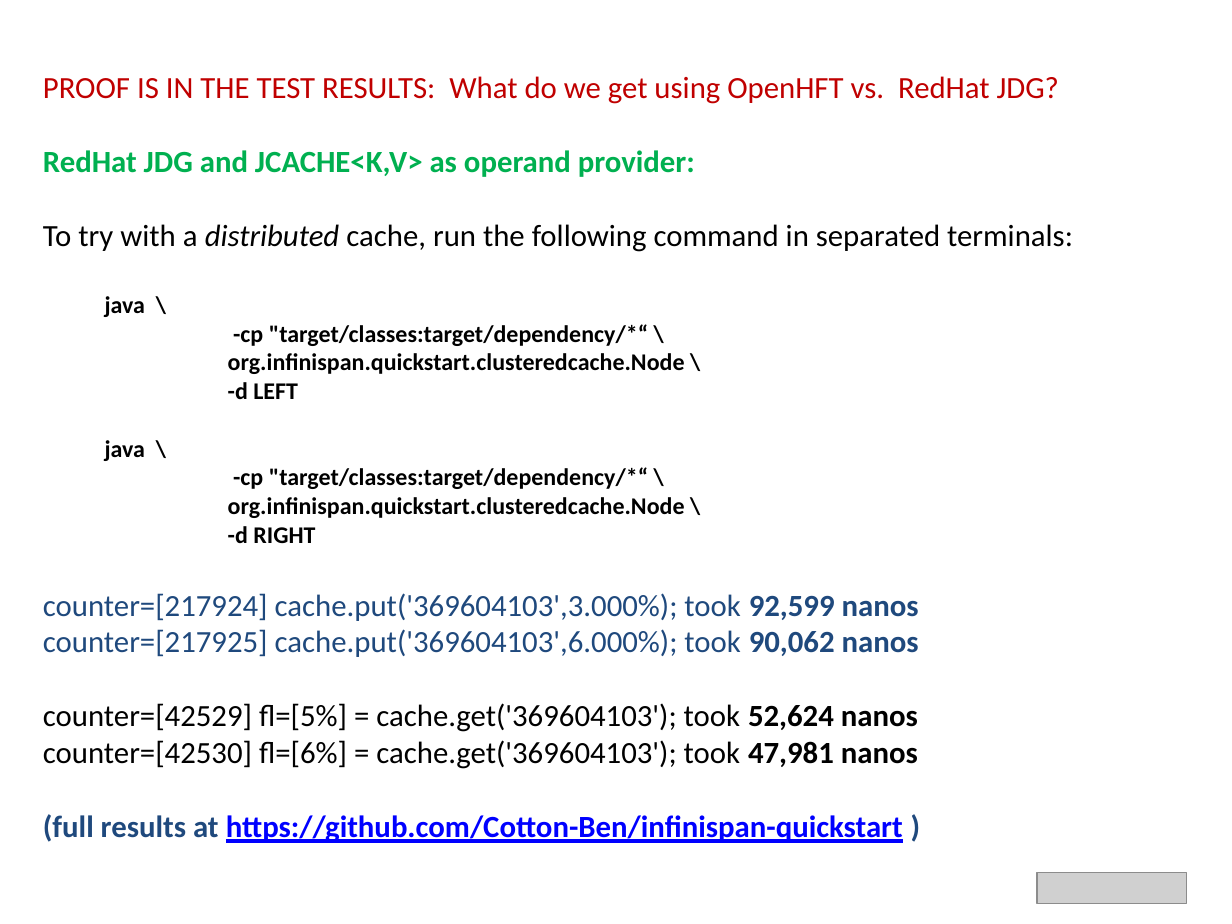
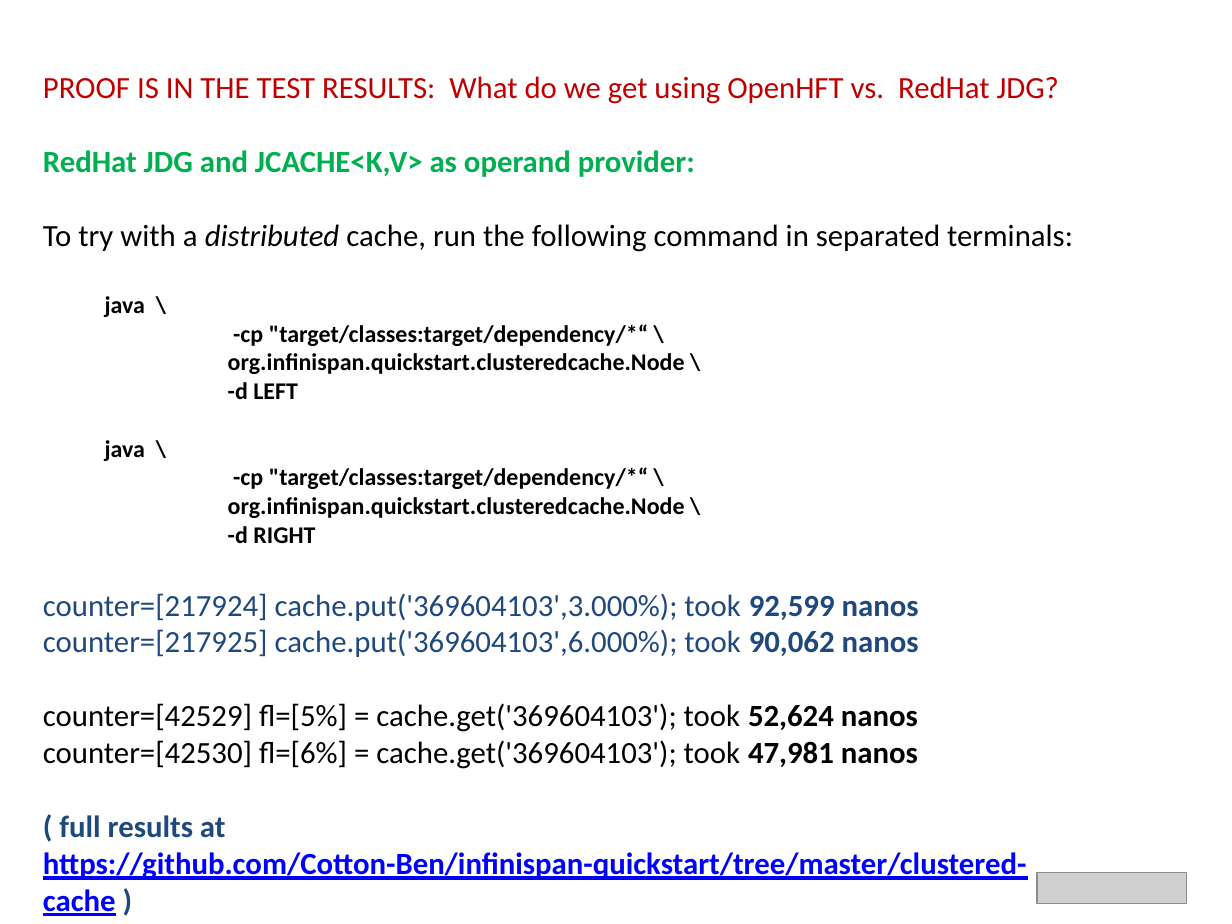
Before and after one commit to Cotton-Ben/infinispan-quickstart, a slide deck: slide 34 of doc/OpenHFT-presented-2Java-SIG-Nov-13-AND-HZ-Nov-18pptx.pptx. Drawn at 1232x924 pixels with LibreOffice and Linux fonts; fonts in the diff are those of the drawing; grey boxes stand for pictures. Boxes give left, top, right and bottom in pixels: in the first picture for what was removed or moved away, otherwise in the second. Text is boxed around its words. In the diff, an @@ line names an element or a change of style, - is before the commit and + after.

Commit message:
corrected RedHatJDG@TestURL

```diff
--- a/doc/OpenHFT-presented-2Java-SIG-Nov-13-AND-HZ-Nov-18pptx.pptx
+++ b/doc/OpenHFT-presented-2Java-SIG-Nov-13-AND-HZ-Nov-18pptx.pptx
@@ text at [43, 815, 1027, 916]: text changed @@
-(full results at https://github.com/Cotton-Ben/infinispan-quickstart )
+( full results at https://github.com/Cotton-Ben/infinispan-quickstart/tree/master/clustered-cache )
```
